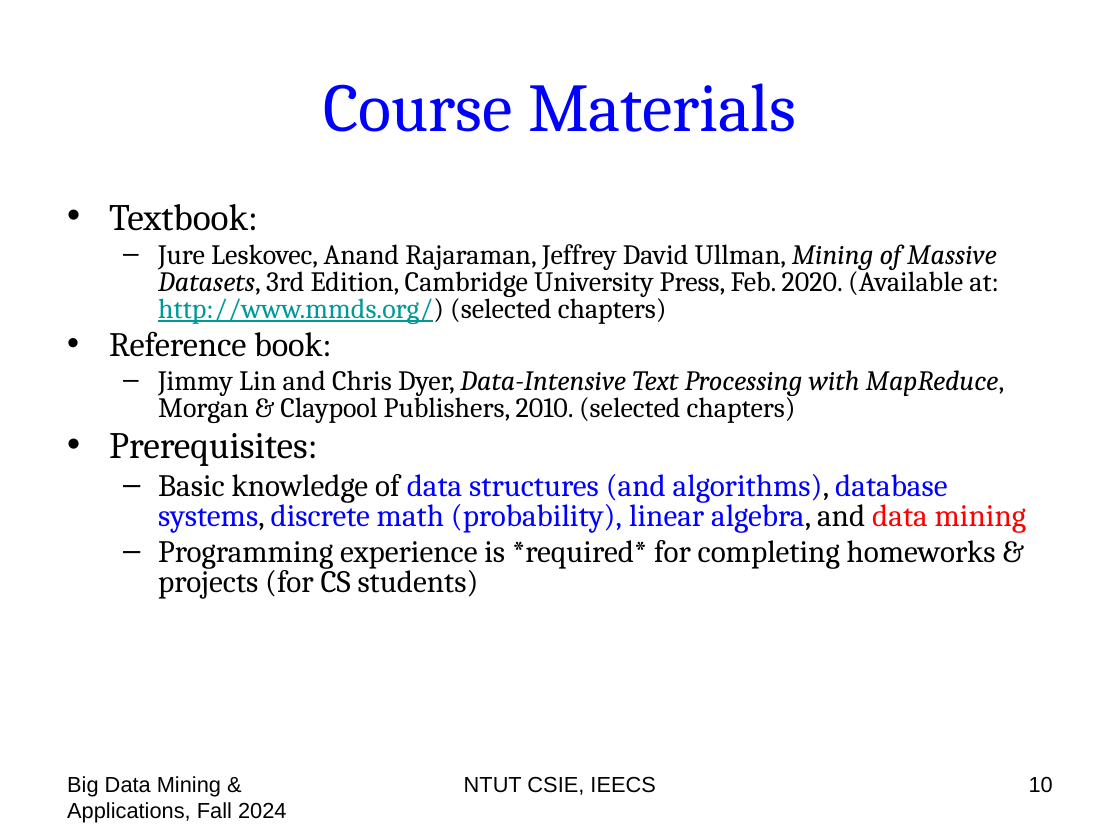
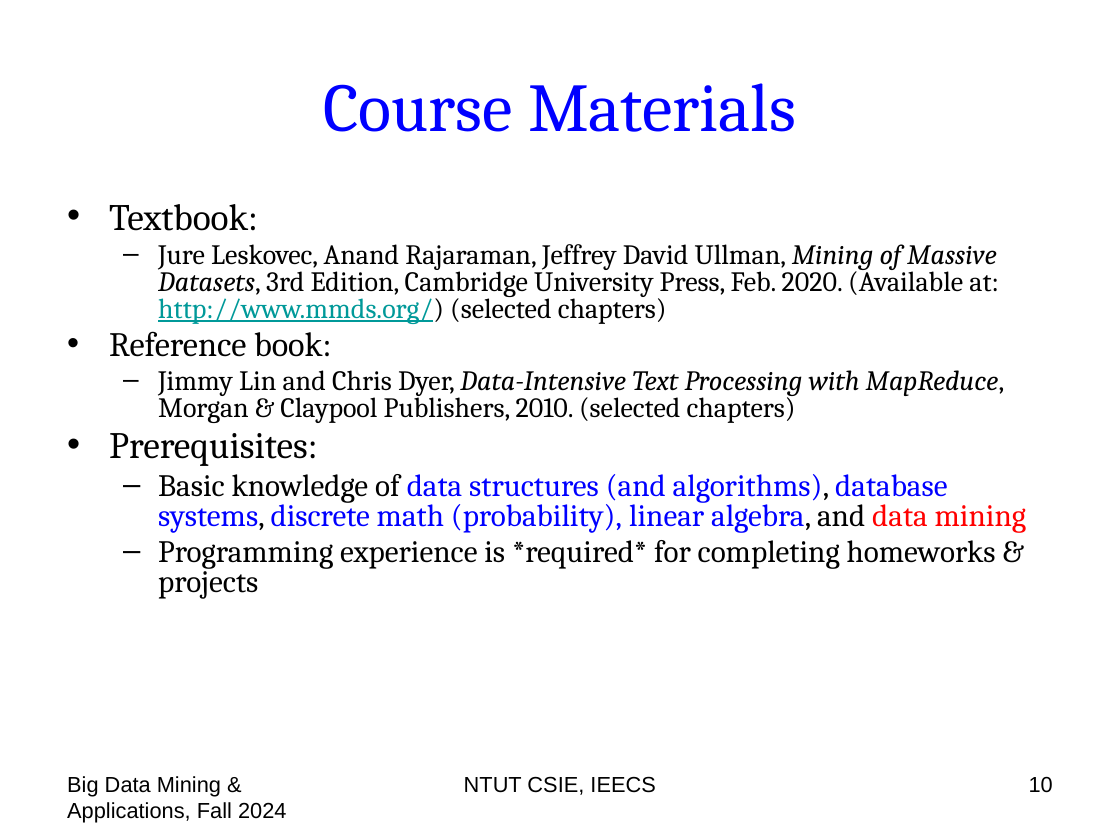
Before and after one commit to chriswjh/chriswjh.github.io, a slide deck: slide 10 of BDM/00-overview.pptx. Drawn at 1120x840 pixels with LibreOffice and Linux fonts; fonts in the diff are those of the drawing. Boxes give left, top, right and bottom in pixels: in the first picture for what was removed or moved away, otherwise in the second. Text is boxed around its words. In the diff, an @@ line names an element or a change of style, - is before the commit and + after.

```diff
--- a/BDM/00-overview.pptx
+++ b/BDM/00-overview.pptx
@@ text at bbox=[158, 540, 996, 598]: text changed @@
-  – Programming experience is *required* for completing homeworks & projects (for CS students)
+  – Programming experience is *required* for completing homeworks & projects
```
Also in this commit, not shown: 12 other slides changed, 1 other file.
